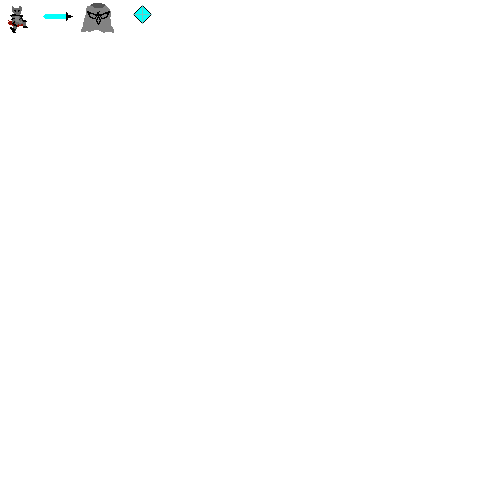
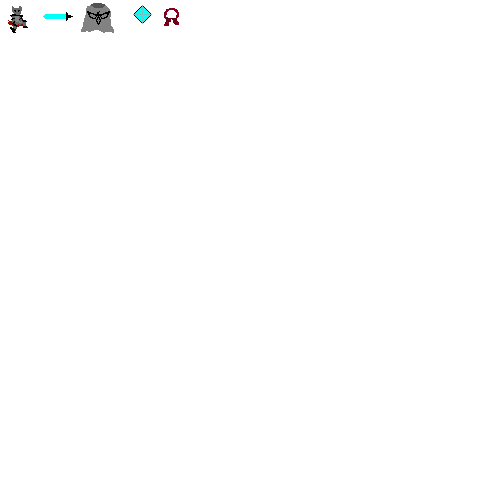
Layered file, before and after one edit (500x500). Changes by layer:
painted on "Layer 3" over box(164, 8, 179, 26)
